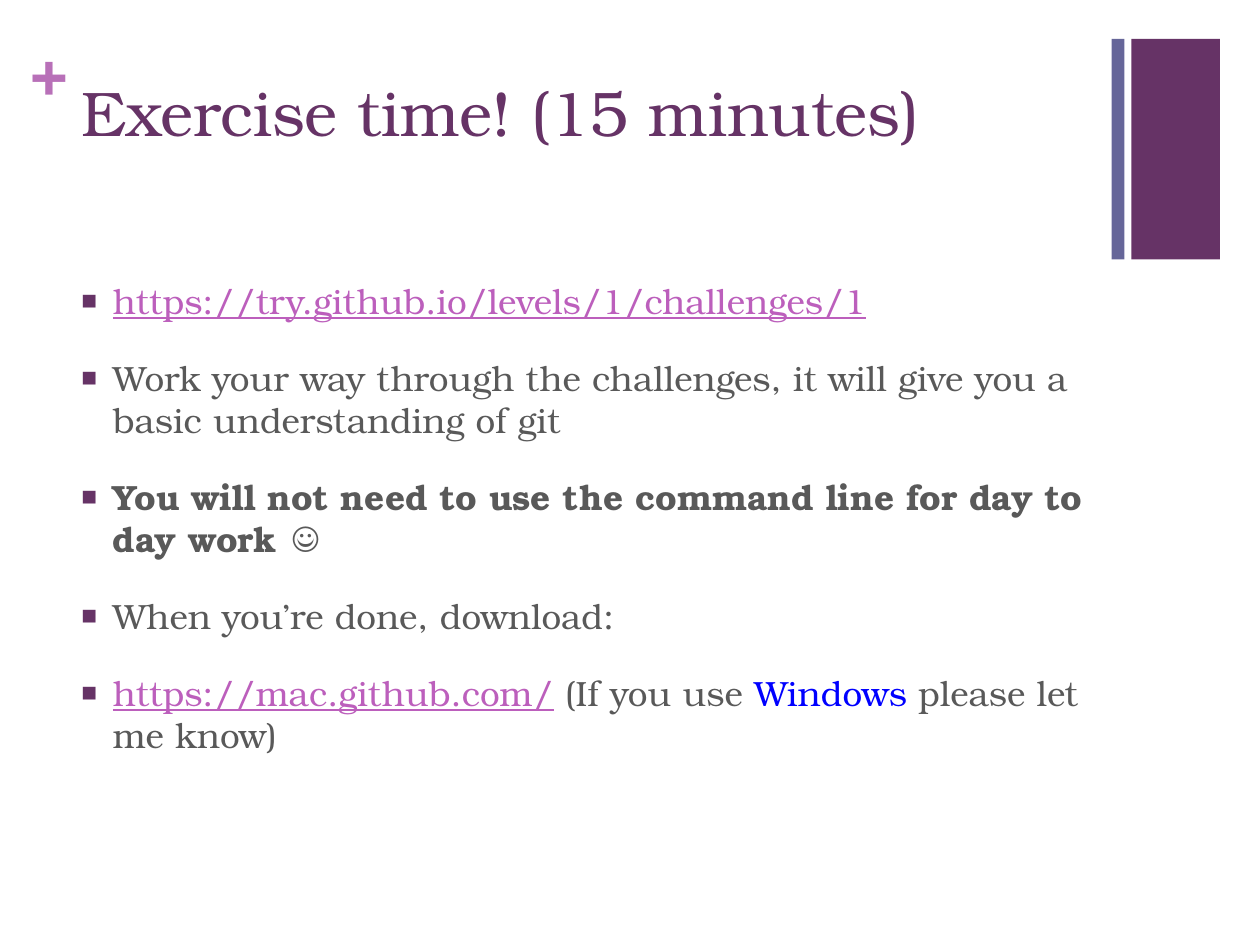
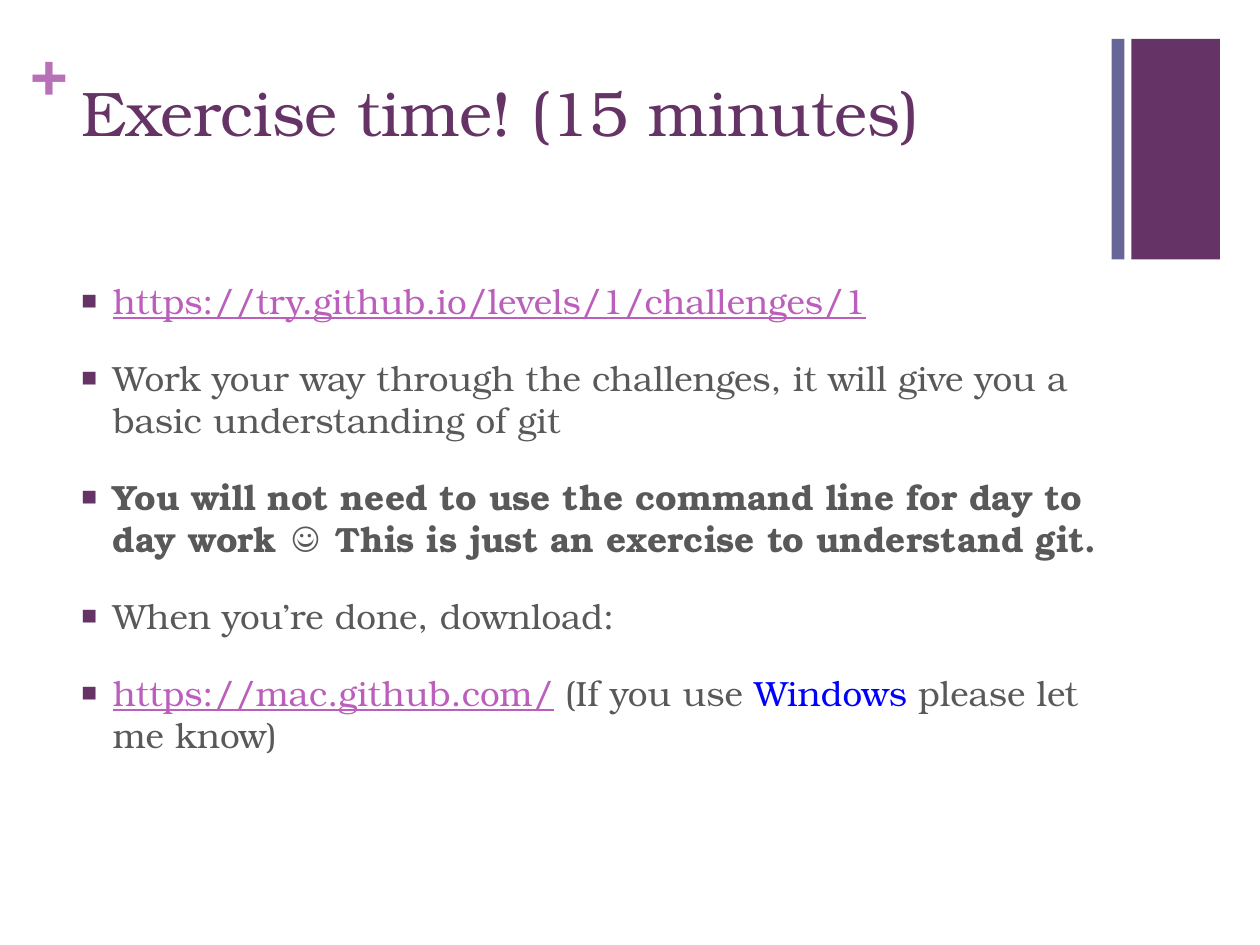
Before and after one commit to RyanCopley/git-for-designers, a slide deck: slide 10 of Presentation.pptx. Drawn at 1260x945 pixels with LibreOffice and Linux fonts; fonts in the diff are those of the drawing. Boxes give left, top, right and bottom in pixels: in the first picture for what was removed or moved away, otherwise in the second. Text is boxed around its words. In the diff, an @@ line names an element or a change of style, - is before the commit and + after.

```diff
--- a/Presentation.pptx
+++ b/Presentation.pptx
@@ text at [113, 483, 1097, 561]: text changed @@
-■ You will not need to use the command line for day to day work ☺
+■ You will not need to use the command line for day to day work ☺ This is just an exercise to understand git.
```
Also in this commit, not shown: 1 other slide changed.
